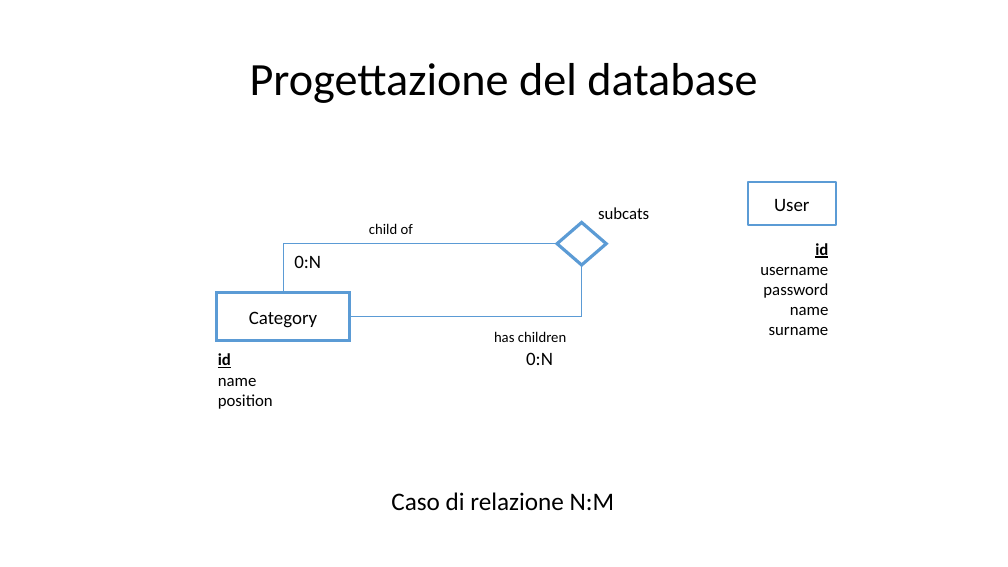
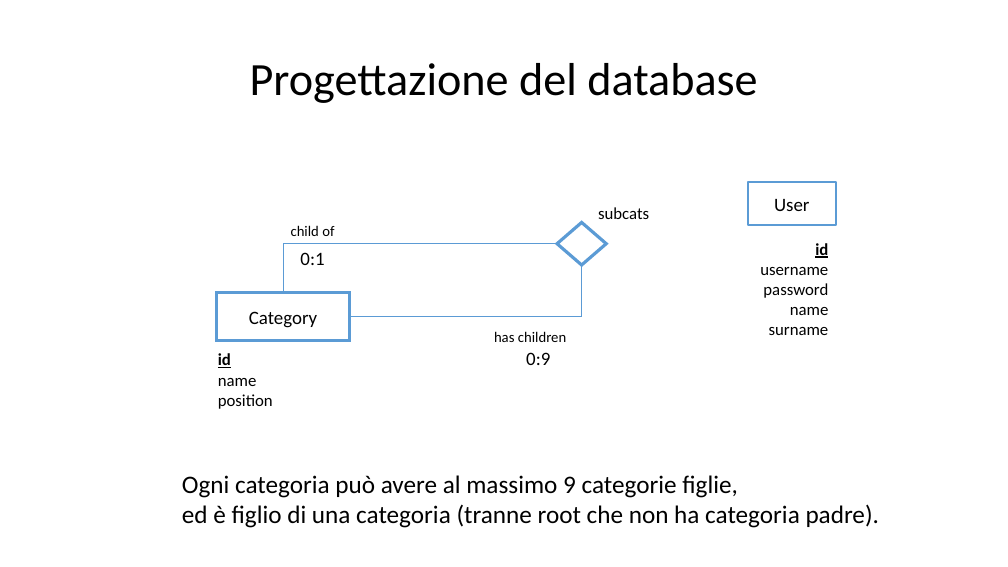
Before and after one commit to Trixyz28/TIW-ImgCatalog, a slide deck: slide 5 of Documents/ImgCatalog.pptx. Drawn at 1008x567 pixels with LibreOffice and Linux fonts; fonts in the diff are those of the drawing. Boxes give left, top, right and bottom in pixels: in the first picture for what was removed or moved away, otherwise in the second. Text is boxed around its words. In the diff, an @@ line names an element or a change of style, - is before the commit and + after.

Commit message:
db slide fix

```diff
--- a/Documents/ImgCatalog.pptx
+++ b/Documents/ImgCatalog.pptx
@@ text "child of": place and size @@
-text "child of" at box(369, 223, 413, 234)
+text "child of" at box(291, 225, 334, 236)
@@ text at box(300, 252, 324, 265): text changed @@
-0:N
+0:1
@@ text at box(526, 352, 550, 365): text changed @@
-0:N
+0:9
@@ text at box(182, 475, 879, 528): text changed @@
-Caso di relazione N:M
+Ogni categoria può avere al massimo 9 categorie figlie,
+ed è figlio di una categoria (tranne root che non ha categoria padre).
```
Also in this commit, not shown: 1 other file.
